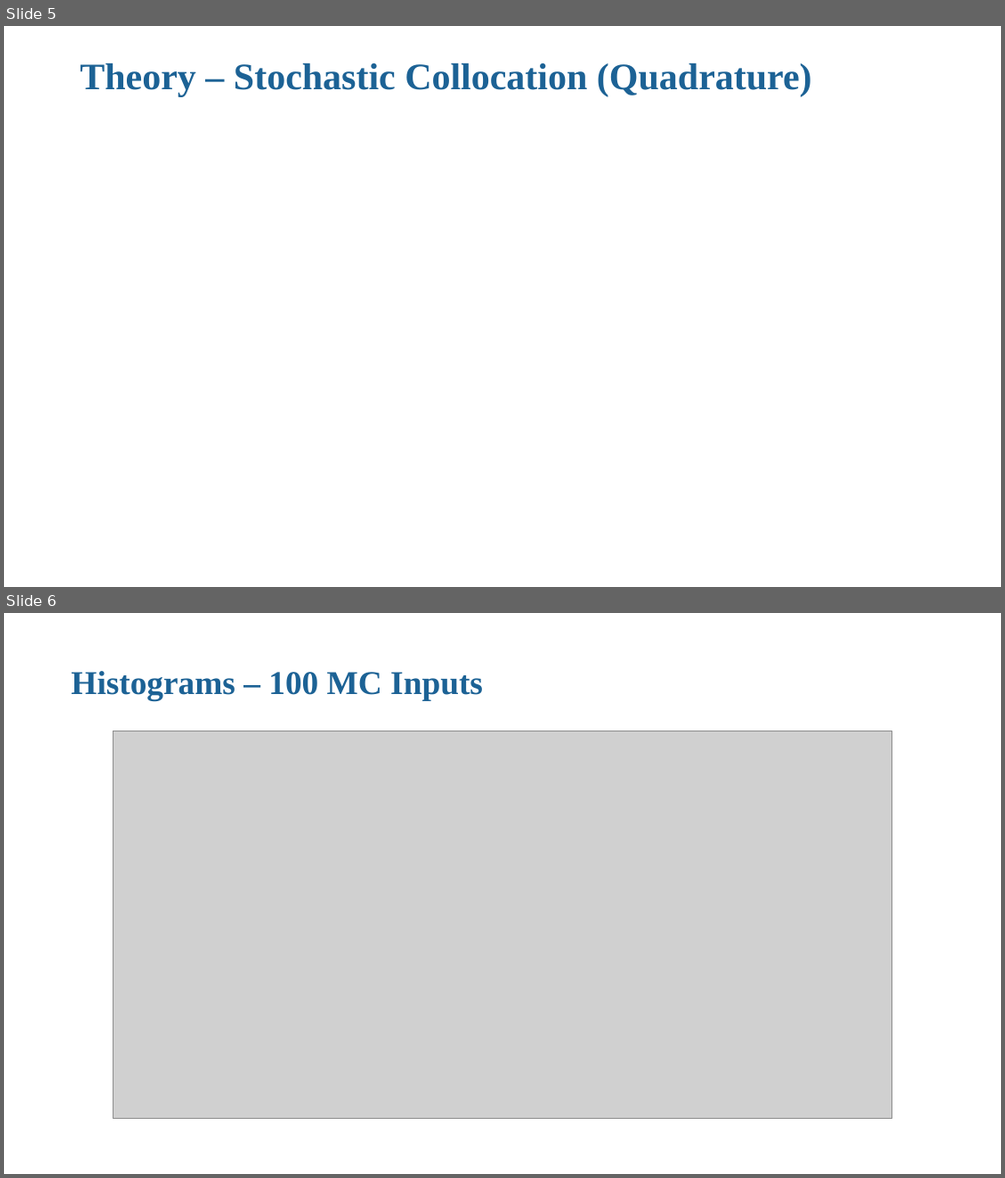
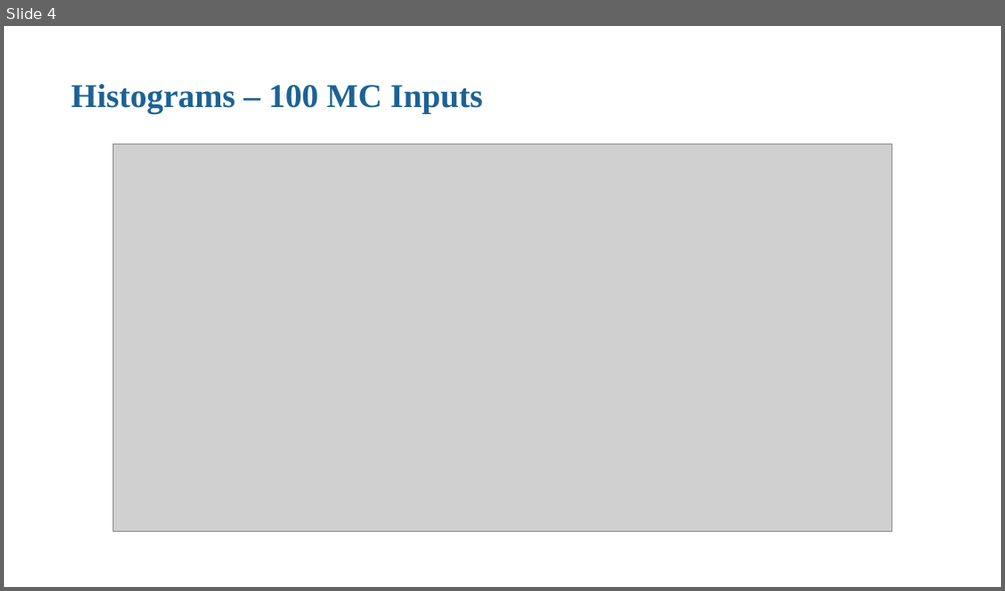
Before and after one commit to trutheresy/UQ-2D-Metamaterials, a slide deck: UQ_2D_metamaterials_update.pptx. Shown one above the other, each under a label of ours: slides 5 and 6 before the commit, slide 4 after it. The pictures are 1005x1178 and 1005x591 pixels, drawn with LibreOffice and Linux fonts; fonts in the diff are those of the drawing; grey boxes stand for pictures; background and template pictures are left out. Boxes give left, top, right and bottom in pixels: in the first picture for what was removed or moved away, otherwise in the second. Text is boxed around its words. In the diff, an @@ line names an element or a change of style, - is before the commit and + after.

```diff
--- a/UQ_2D_metamaterials_update.pptx
+++ b/UQ_2D_metamaterials_update.pptx
@@ slide 5 removed at (4,26,1001,587), background #FFFFFF @@
@@ title removed at (80,63,812,96) @@
-Theory – Stochastic Collocation (Quadrature)
@@ what was slide 6 is now slide 4 @@
```
Also in this commit, not shown: 1 other slide removed.
